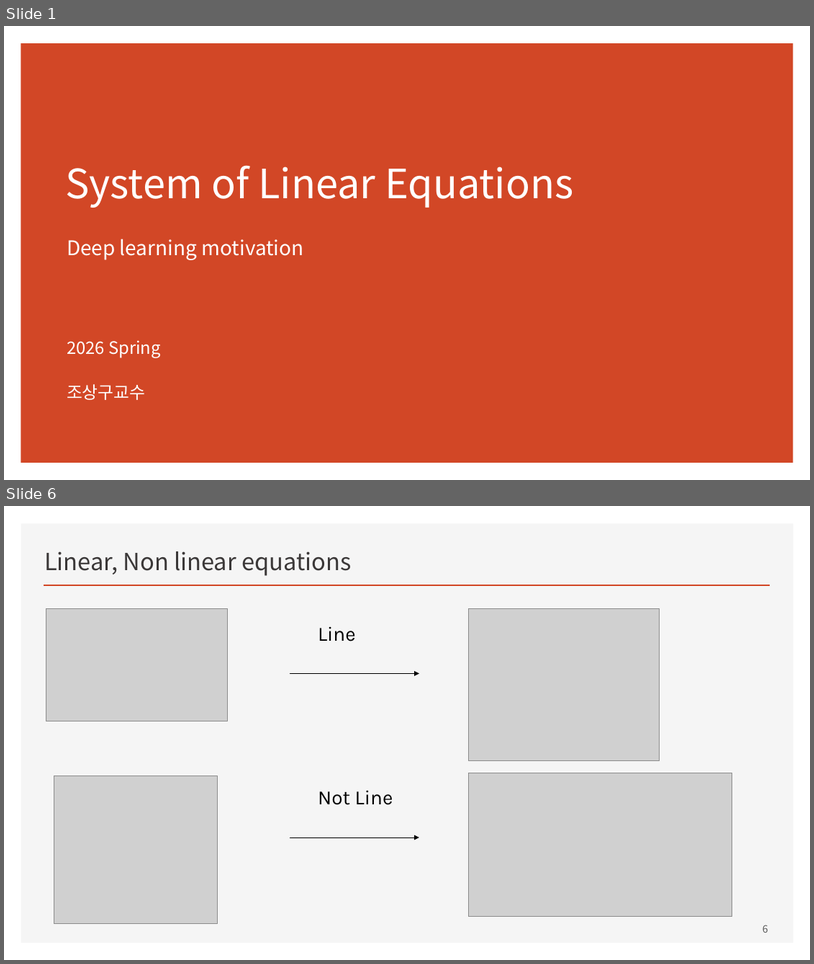
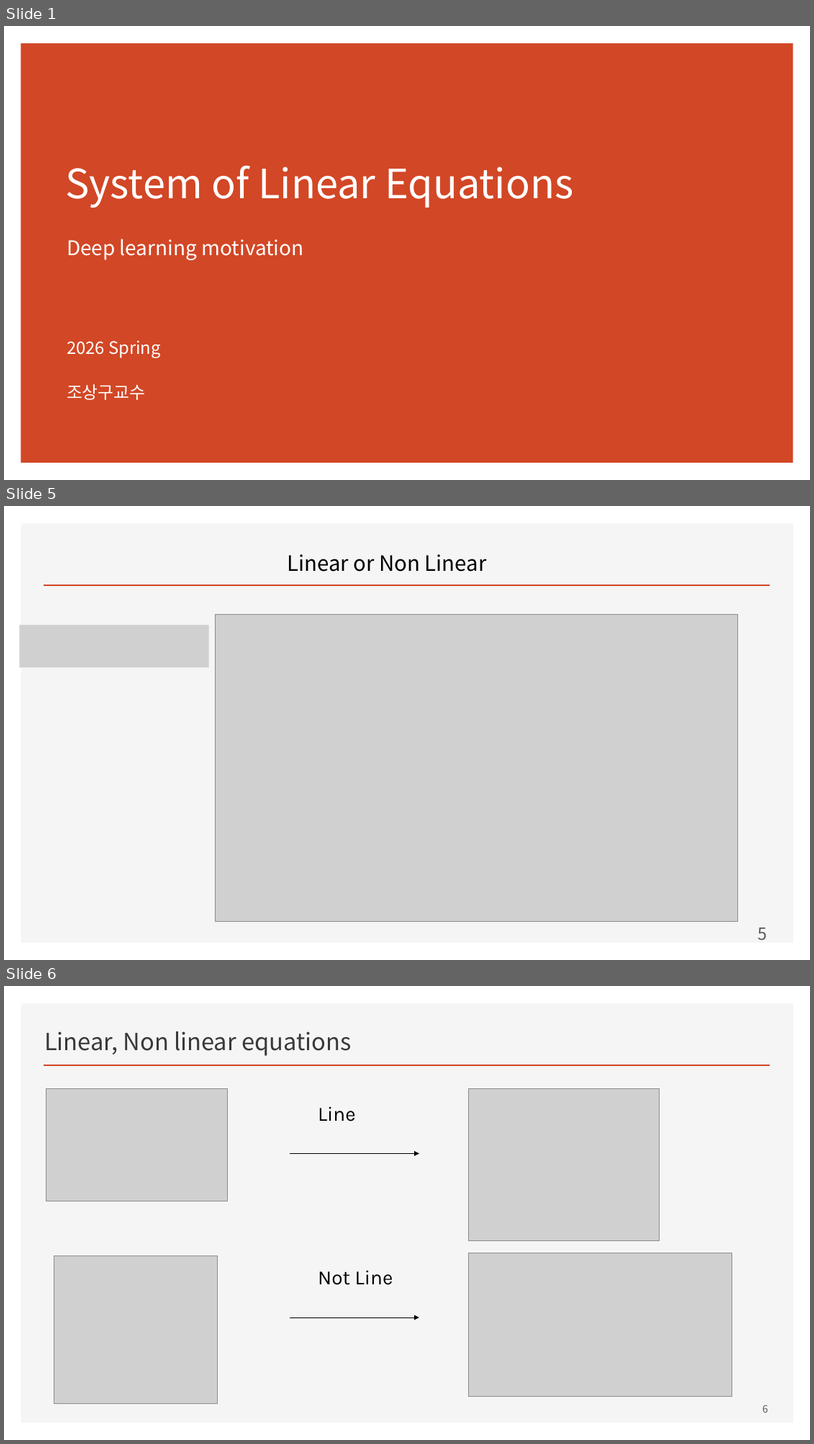
Before and after one commit to ancestor9/mathematics-for-machine-learning, a slide deck: w1_w2_System_of_Linear_Equations.pptx. Shown one above the other, each under a label of ours: slides 1 and 6 before the commit, slides 1, 5 and 6 after it; the slides between them are not shown. The pictures are 814x964 and 814x1444 pixels, drawn with LibreOffice and Linux fonts; fonts in the diff are those of the drawing; grey boxes stand for pictures; background and template pictures are left out. Boxes give left, top, right and bottom in pixels: in the first picture for what was removed or moved away, otherwise in the second. Text is boxed around its words. In the diff, an @@ line names an element or a change of style, - is before the commit and + after.

```diff
--- a/w1_w2_System_of_Linear_Equations.pptx
+++ b/w1_w2_System_of_Linear_Equations.pptx
@@ slide 5 added at [4,506,810,960], background picture (left out); not listed: 2 template elements that a slide beside it also shows @@
@@ title added at [287,554,487,572], 25.2 pt, text #000000 @@
+Linear or Non Linear
@@ picture added at [20,625,210,667] @@
@@ picture added at [215,614,738,921] @@
@@ page number added at [759,927,768,939], 20 pt, text #595959 @@
+5
```
Also in this commit, not shown: 6 other slides added, 2 slides removed, 2 other files.
